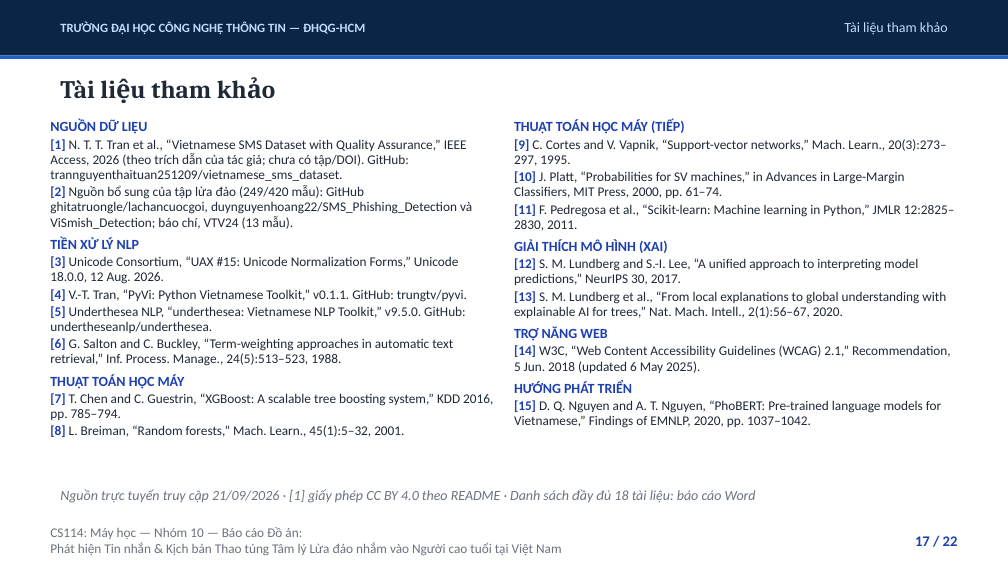
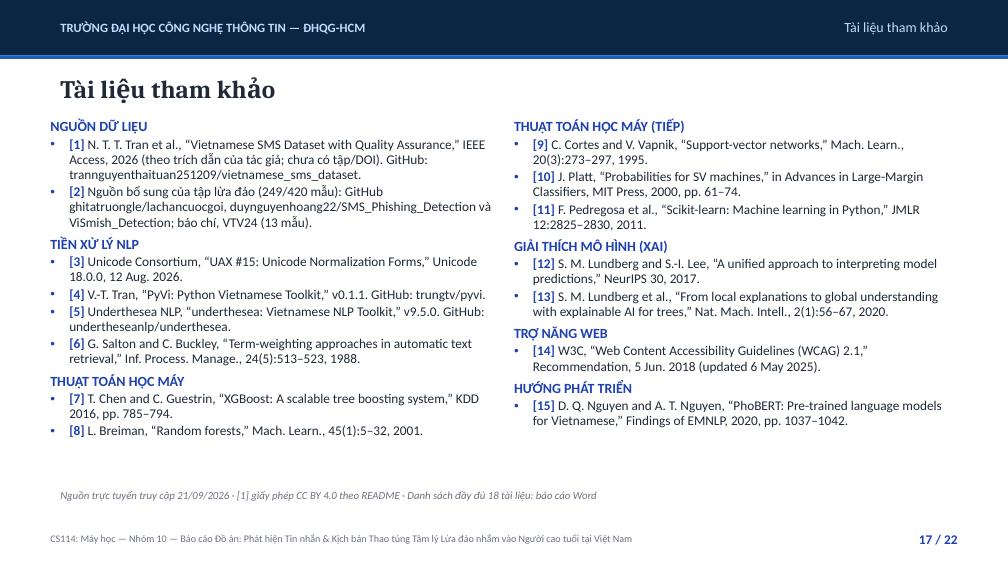
Before and after one commit to uit-25730067-chithanh/CS114-Team10-Elderly-Scam-Detection, a slide deck: slide 17 of draft/scam-detection/reports/slides/phase09_presentation.pptx. Drawn at 1008x567 pixels with LibreOffice and Linux fonts; fonts in the diff are those of the drawing. Boxes give left, top, right and bottom in pixels: in the first picture for what was removed or moved away, otherwise in the second. Text is boxed around its words. In the diff, an @@ line names an element or a change of style, - is before the commit and + after.

```diff
--- a/draft/scam-detection/reports/slides/phase09_presentation.pptx
+++ b/draft/scam-detection/reports/slides/phase09_presentation.pptx
@@ text at (x1=69, y1=139, x2=491, y2=437): bullet none to • @@
@@ text at (x1=533, y1=139, x2=941, y2=428): bullet none to • @@
@@ text "Nguồn trực tuyến truy cập ..." at (x1=60, y1=491, x2=597, y2=501): size 10 to 7.8 pt @@
@@ text at (x1=50, y1=534, x2=632, y2=544): text changed; size 9.5 to 7.2 pt @@
-CS114: Máy học — Nhóm 10 — Báo cáo Đồ án:
-Phát hiện Tin nhắn & Kịch bản Thao túng Tâm lý Lừa đảo nhắm vào Người cao tuổi tại Việt Nam
+CS114: Máy học — Nhóm 10 — Báo cáo Đồ án: Phát hiện Tin nhắn & Kịch bản Thao túng Tâm lý Lừa đảo nhắm vào Người cao tuổi tại Việt Nam
@@ text "17 / 22" at (x1=919, y1=535, x2=957, y2=544): size 10.5 to 9.5 pt @@
```
Also in this commit, not shown: 19 other slides changed, 2 slides added, 2 slides removed, 2 other files.
